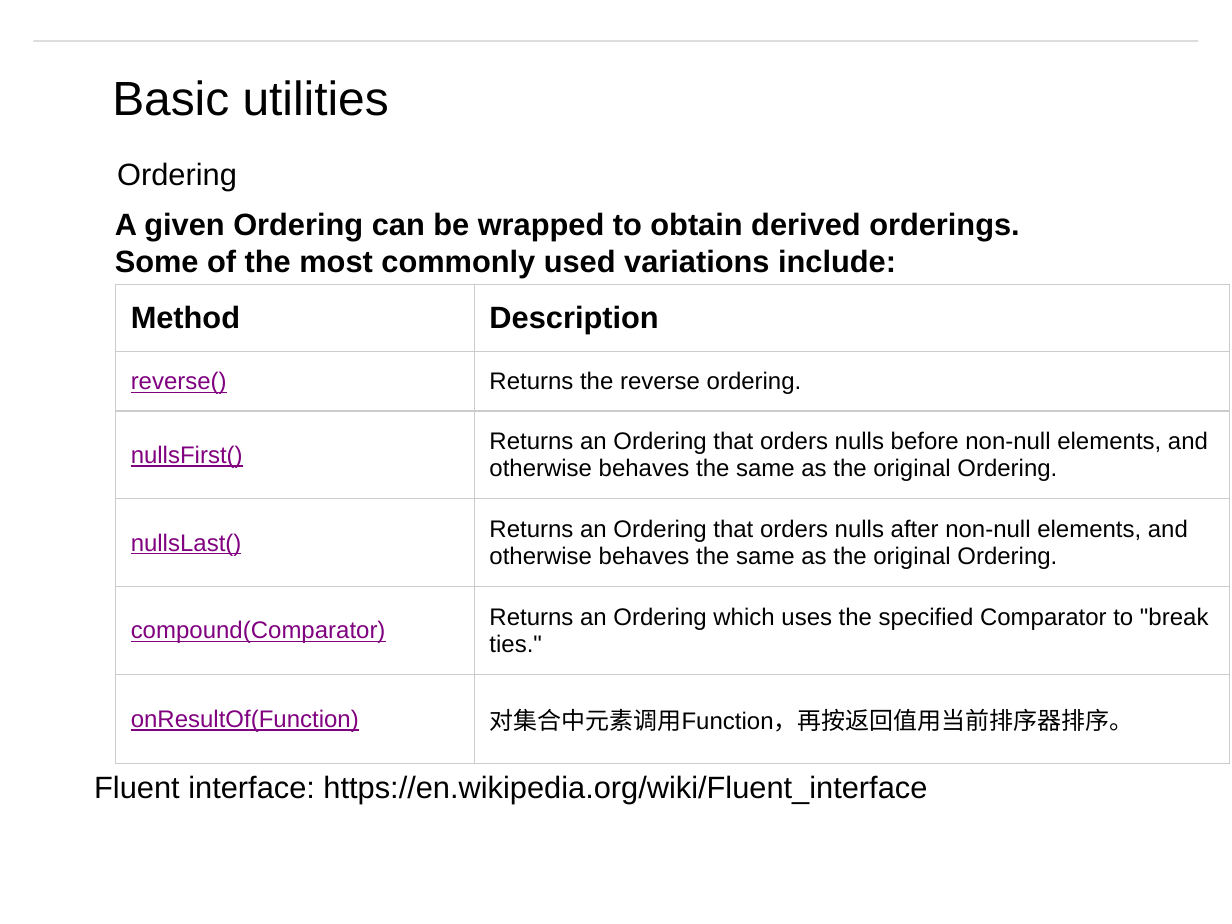
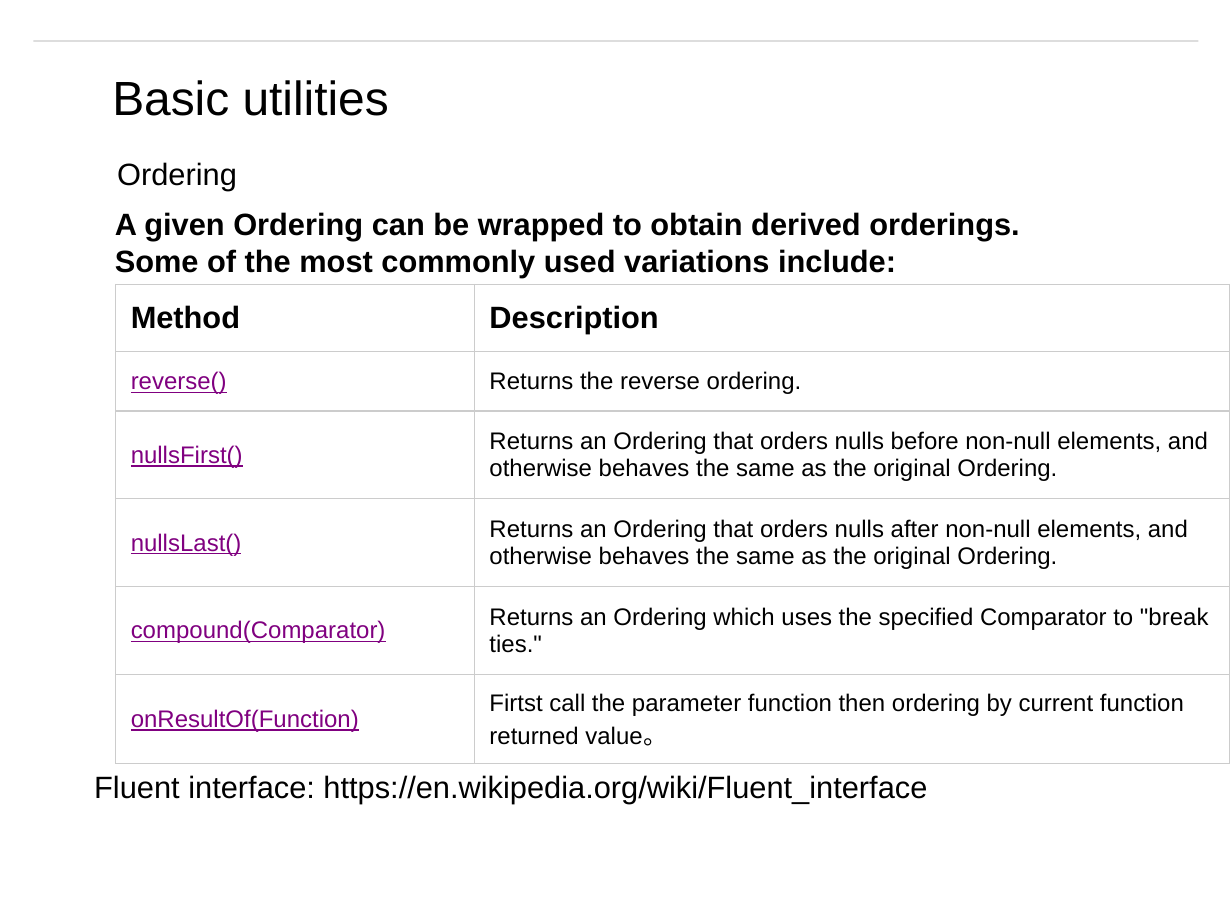
Before and after one commit to matt19870107/Guava, a slide deck: slide 24 of Guava - English.pptm. Drawn at 1232x924 pixels with LibreOffice and Linux fonts; fonts in the diff are those of the drawing; background and template pictures are left out. Boxes give left, top, right and bottom in pixels: in the first picture for what was removed or moved away, otherwise in the second. Text is boxed around its words. In the diff, an @@ line names an element or a change of style, - is before the commit and + after.

```diff
--- a/Guava - English.pptm
+++ b/Guava - English.pptm
@@ table at bbox=[116, 285, 1230, 764] @@
-row 6, column 2: 对集合中元素调用Function，再按返回值用当前排序器排序。
+row 6, column 2: Firtst call the parameter function then ordering by current function returned value。
```
Also in this commit, not shown: 9 other slides changed, 1 other file.
